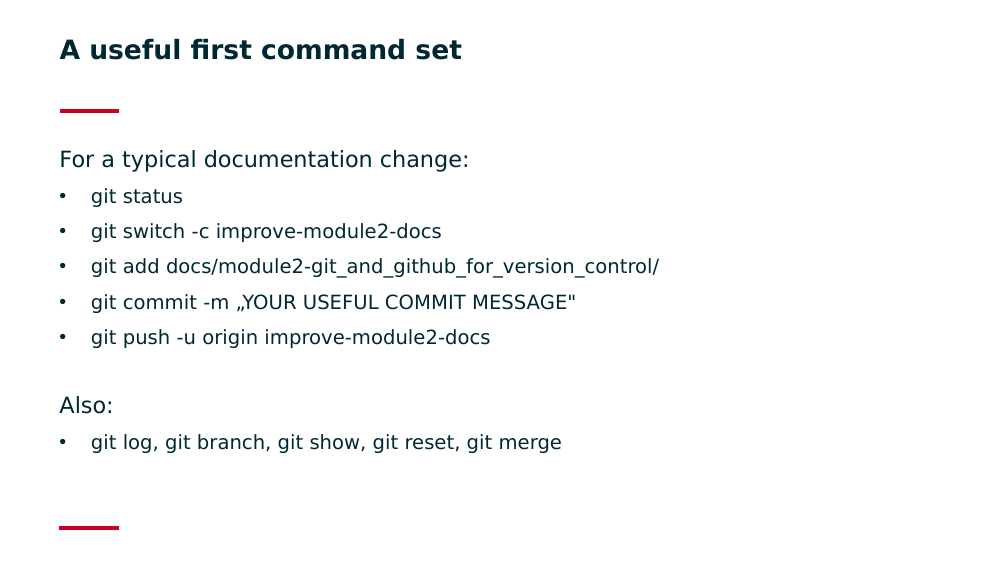
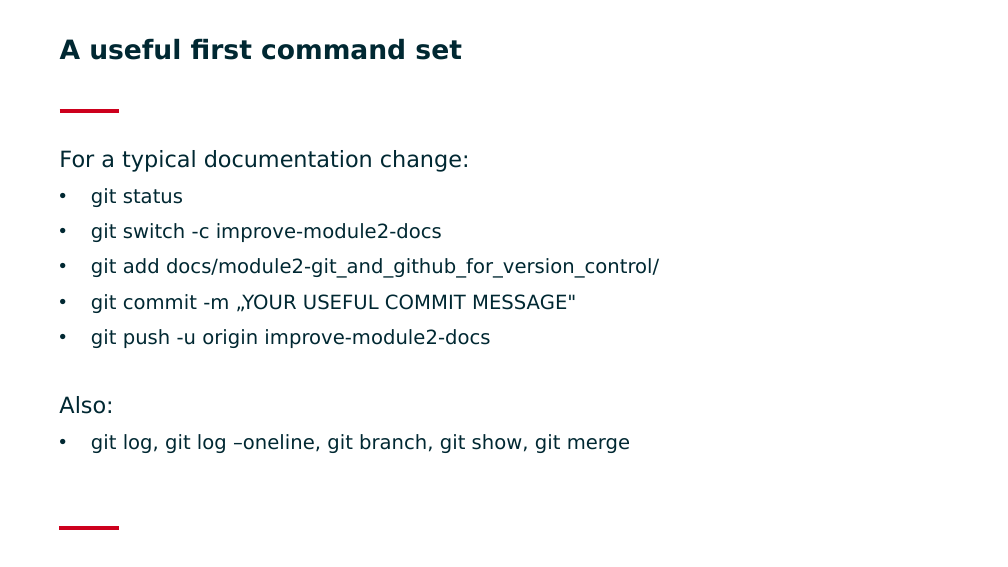
Before and after one commit to BAMresearch/RECODE, a slide deck: slide 8 of docs/module2-git_and_github_for_version_control/module2s1/RECODE – Mod 2.pptx. Drawn at 1008x567 pixels with LibreOffice and Linux fonts; fonts in the diff are those of the drawing; background and template pictures are left out. Boxes give left, top, right and bottom in pixels: in the first picture for what was removed or moved away, otherwise in the second. Text is boxed around its words. In the diff, an @@ line names an element or a change of style, - is before the commit and + after.

```diff
--- a/docs/module2-git_and_github_for_version_control/module2s1/RECODE – Mod 2.pptx
+++ b/docs/module2-git_and_github_for_version_control/module2s1/RECODE – Mod 2.pptx
@@ text at bbox=[91, 434, 630, 453]: text changed @@
-• git log, git branch, git show, git reset, git merge
+• git log, git log –oneline, git branch, git show, git merge
```
